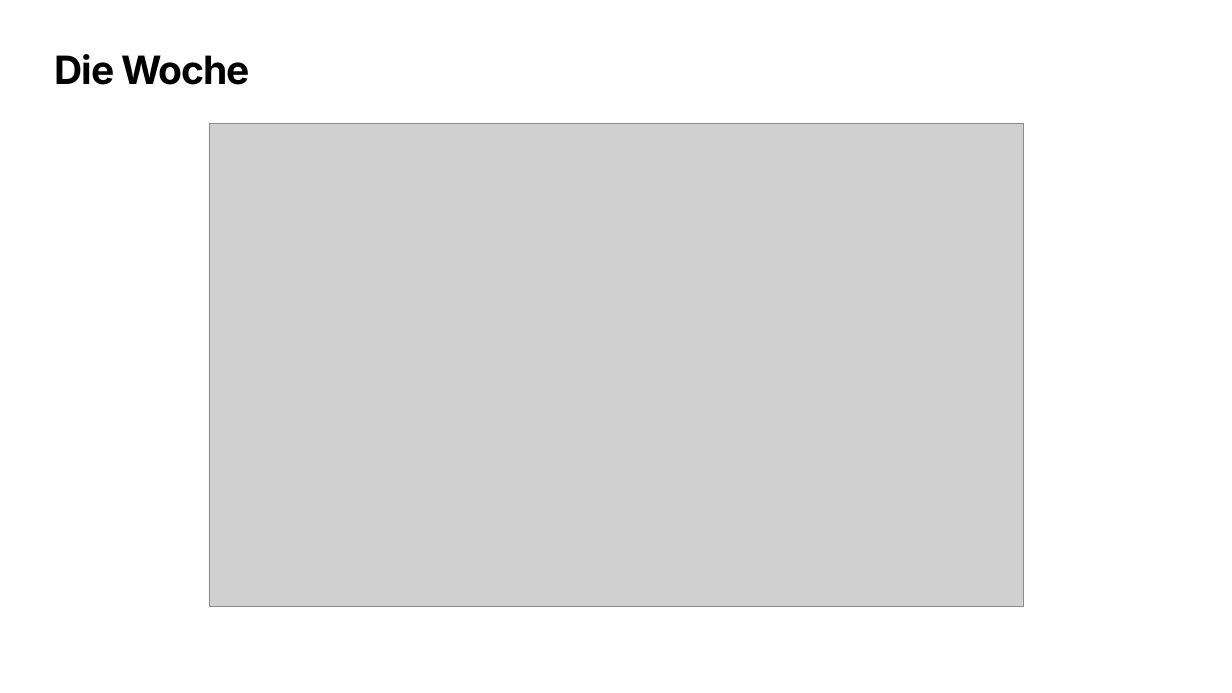
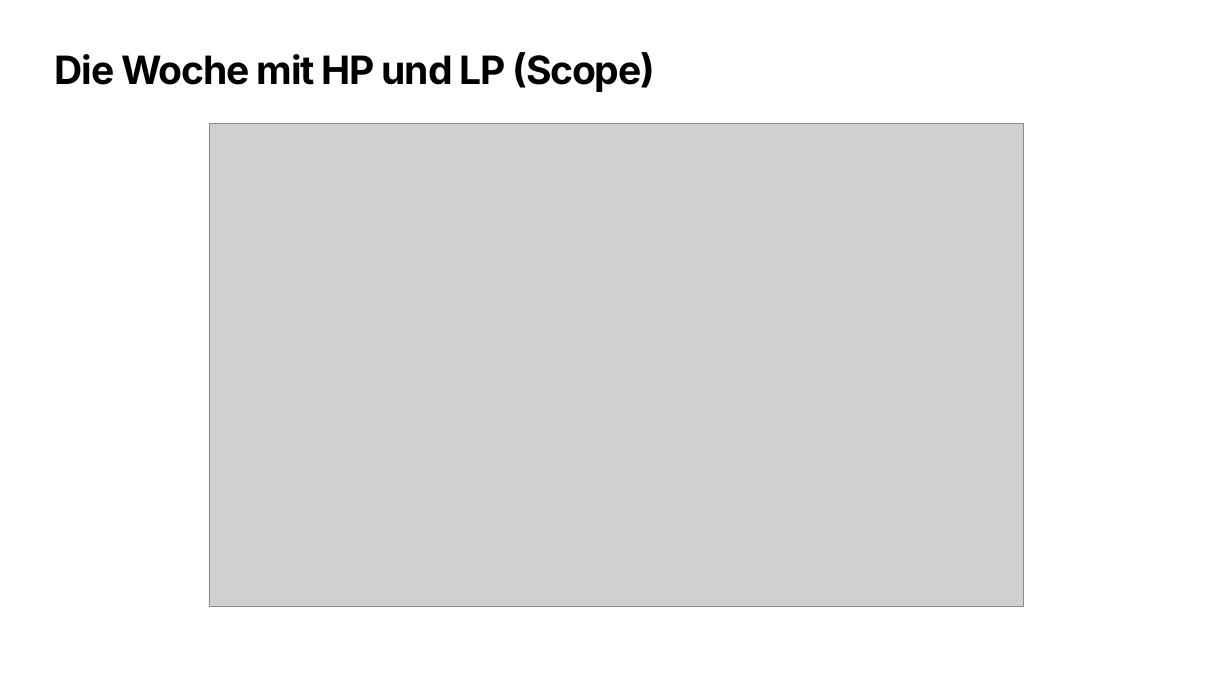
Before and after one commit to 7hands/Angewandte-Modellierung-25-Colmant, a slide deck: slide 10 of Exercize_1/ExampleForPresi/Spektrum-Analyse-in-Simulink.pptx. Drawn at 1232x693 pixels with LibreOffice and Linux fonts; fonts in the diff are those of the drawing; grey boxes stand for pictures. Boxes give left, top, right and bottom in pixels: in the first picture for what was removed or moved away, otherwise in the second. Text is boxed around its words. In the diff, an @@ line names an element or a change of style, - is before the commit and + after.

```diff
--- a/Exercize_1/ExampleForPresi/Spektrum-Analyse-in-Simulink.pptx
+++ b/Exercize_1/ExampleForPresi/Spektrum-Analyse-in-Simulink.pptx
@@ text at (55,52,656,92): text changed @@
-Die Woche
+Die Woche mit HP und LP (Scope)
```
Also in this commit, not shown: 2 other slides changed, 1 slide added, 17 other files.
